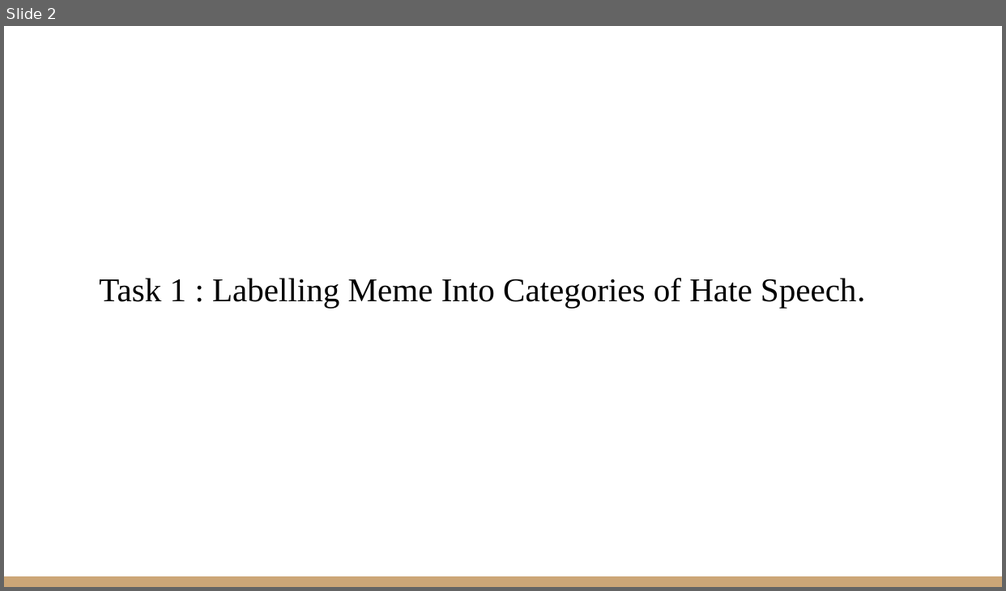
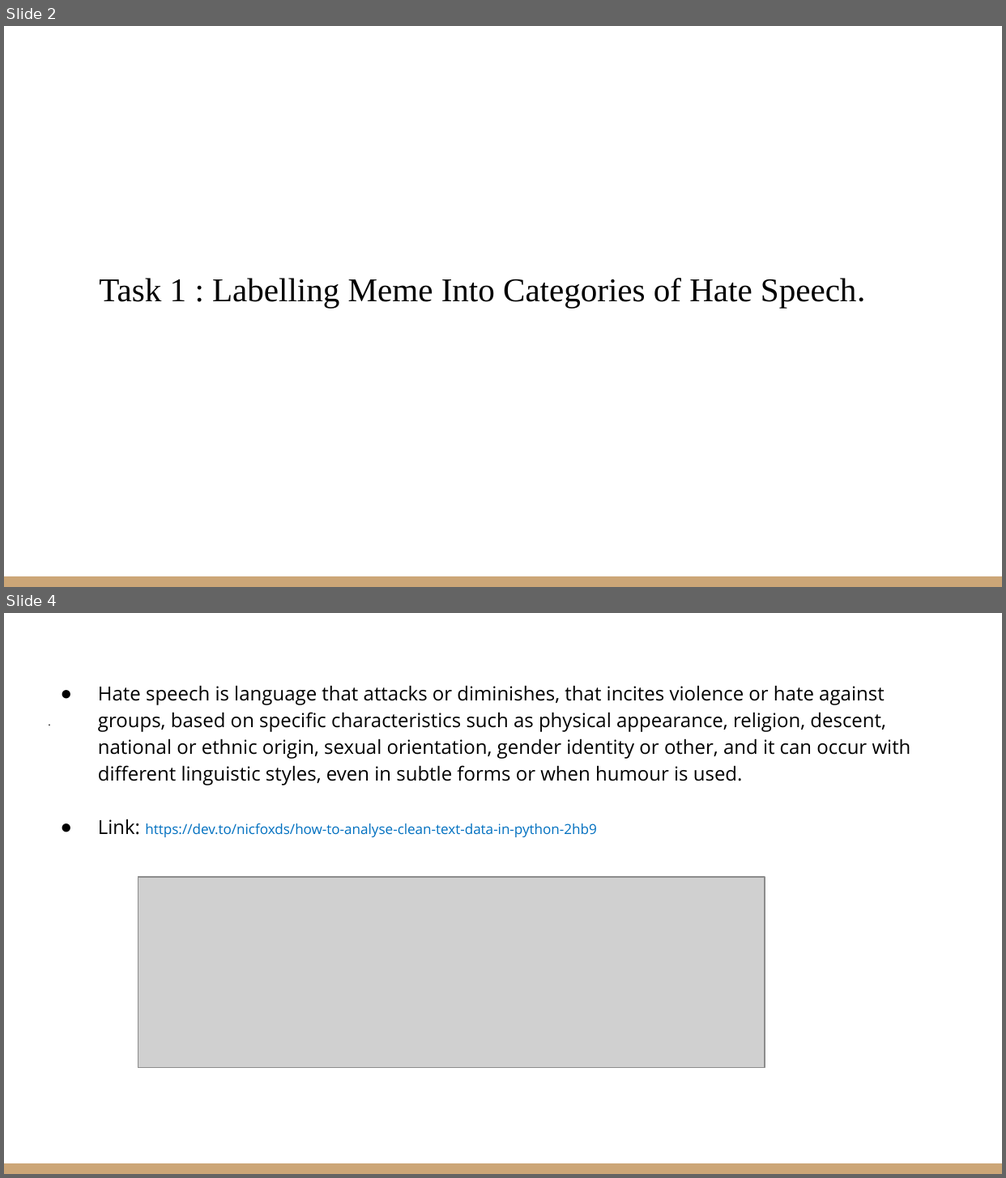
Before and after one commit to VarunBohara/Mini-Project-Documents, a slide deck: Literature Survey 2.pptx. Shown one above the other, each under a label of ours: slide 2 before the commit, slides 2 and 4 after it; the slides between them are not shown. The pictures are 1006x591 and 1006x1178 pixels, drawn with LibreOffice and Linux fonts; fonts in the diff are those of the drawing; grey boxes stand for pictures. Boxes give left, top, right and bottom in pixels: in the first picture for what was removed or moved away, otherwise in the second. Text is boxed around its words. In the diff, an @@ line names an element or a change of style, - is before the commit and + after.

```diff
--- a/Literature Survey 2.pptx
+++ b/Literature Survey 2.pptx
@@ slide 4 added at (4, 613, 1002, 1174), background #FFFFFF; not listed: 1 template element that a slide beside it also shows @@
@@ title added at (38, 648, 968, 739), 8 pt, text #000000 @@
+.
@@ text added at (98, 685, 911, 837), 14 pt, text #000000 @@
+● Hate speech is language that attacks or diminishes, that incites violence or hate against groups, based on specific characteristics such as physical appearance, religion, descent, national or ethnic origin, sexual orientation, gender identity or other, and it can occur with different linguistic styles, even in subtle forms or when humour is used.
+● Link: https://dev.to/nicfoxds/how-to-analyse-clean-text-data-in-python-2hb9
@@ picture added at (138, 877, 765, 1068) @@
```
Also in this commit, not shown: 2 other slides added, 2 slides removed.
